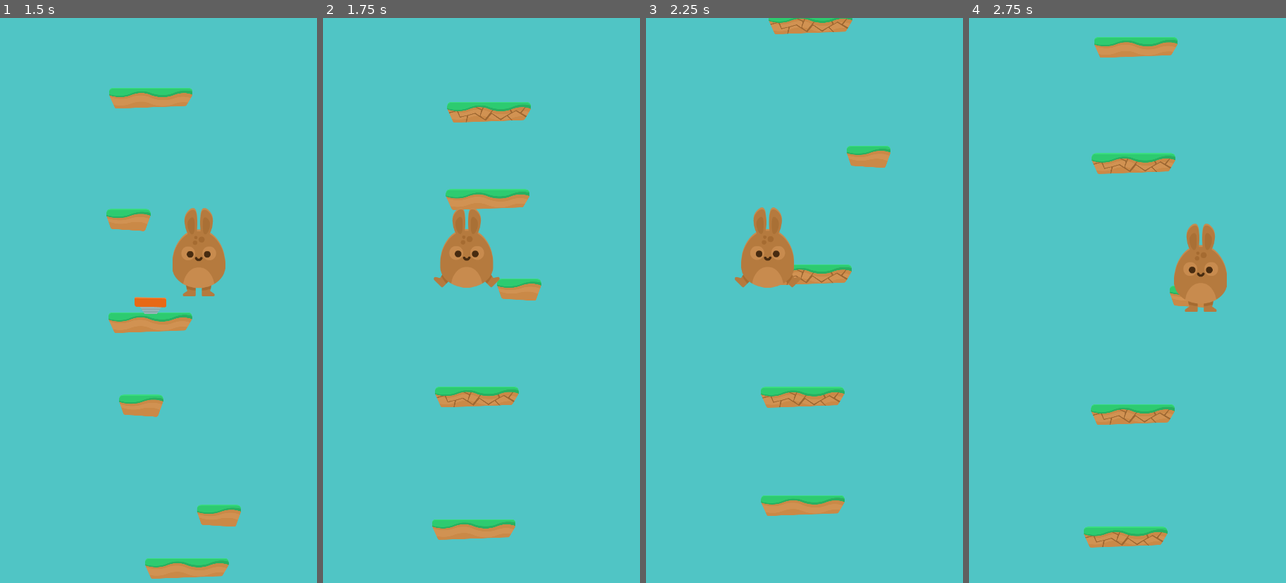
Above: before the commit, frames 1-4 (left to right).
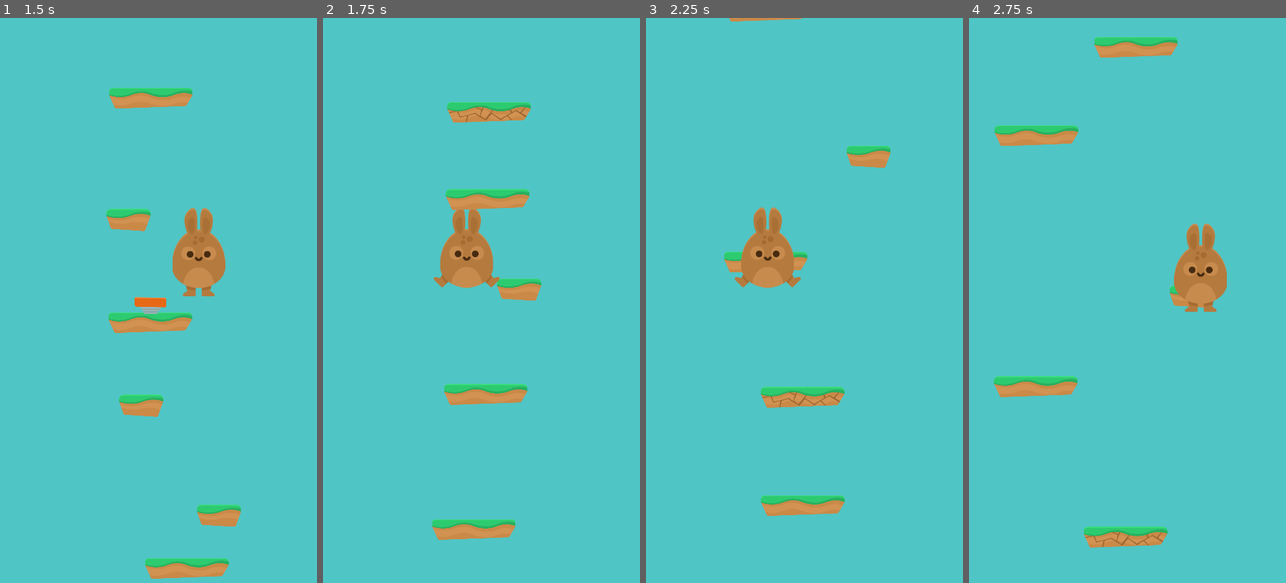
Above: after the commit, the same moments.

Repository: spielersun/bs-godot-games
Game: Godot game, scene res://scenes/game.tscn
Two runs of this game, one before a commit and one after it. Both use one fixed random seed, a clock stepped at 60 frames per second and the inputs below.
Inputs:
- Up to frame 1 (1.5 s): tap Enter (ui_accept) at 0.5, 0.77 s; hold Right (ui_right) 0.53-1.28 s; hold Left (ui_left) from 1.28 s (still down)
- Up to frame 2 (1.75 s): keep holding Left (ui_left); tap Enter (ui_accept) at 1.52 s
- Up to frame 3 (2.25 s): release Left (ui_left) at 2.03 s; hold Right (ui_right) from 2.03 s (still down)
- Up to frame 4 (2.75 s): keep holding Right (ui_right)

Frame 1 is identical in both runs. In frame 2, 0.6% of the frame differs, in the area x 35-65%, y 64-69%; in frame 3, 1.6%; in frame 4, 3.5%, in the area x 7-66%, y 19-72%.

Commit message:
platform jump upd8

Diff:
--- /dev/null
+++ b/platform-jump/fonts/dylan_test.tres
@@ -0,0 +1,11 @@
+[gd_resource type="DynamicFont" load_steps=2 format=2]
+
+[ext_resource path="res://fonts/akaDylan.ttf" type="DynamicFontData" id=1]
+
+[resource]
+
+size = 80
+use_mipmaps = false
+use_filter = false
+font_data = ExtResource( 1 )
+_sections_unfolded = [ "Font", "Settings" ]
--- /dev/null
+++ b/platform-jump/new_styleboxflat.tres
@@ -0,0 +1,30 @@
+[gd_resource type="StyleBoxFlat" format=2]
+
+[resource]
+
+content_margin_left = -1.0
+content_margin_right = -1.0
+content_margin_top = -1.0
+content_margin_bottom = -1.0
+bg_color = Color( 0.0508976, 0.0476074, 0.46875, 1 )
+draw_center = true
+border_width_left = 5
+border_width_top = 5
+border_width_right = 5
+border_width_bottom = 5
+border_color = Color( 0.320313, 0.320313, 0.320313, 1 )
+border_blend = true
+corner_radius_top_left = 25
+corner_radius_top_right = 25
+corner_radius_bottom_right = 25
+corner_radius_bottom_left = 25
+corner_detail = 8
+expand_margin_left = 0.0
+expand_margin_right = 0.0
+expand_margin_top = 0.0
+expand_margin_bottom = 0.0
+shadow_color = Color( 0, 0, 0, 0.6 )
+shadow_size = 0
+anti_aliasing = true
+anti_aliasing_size = 1
+_sections_unfolded = [ "Border", "Border Width", "Corner Radius" ]
--- a/platform-jump/scenes/game.tscn
+++ b/platform-jump/scenes/game.tscn
@@ -1,16 +1,17 @@
-[gd_scene load_steps=6 format=2]
+[gd_scene load_steps=7 format=2]
 
 [ext_resource path="res://scripts/game.gd" type="Script" id=1]
 [ext_resource path="res://scenes/grass_platform.tscn" type="PackedScene" id=2]
 [ext_resource path="res://scenes/grass_platform_small.tscn" type="PackedScene" id=3]
 [ext_resource path="res://scenes/grass_platform_break.tscn" type="PackedScene" id=4]
-[ext_resource path="res://scenes/player.tscn" type="PackedScene" id=5]
+[ext_resource path="res://scenes/moving_grass_platform.tscn" type="PackedScene" id=5]
+[ext_resource path="res://scenes/player.tscn" type="PackedScene" id=6]
 
-[node name="game" type="Node" index="0"]
+[node name="game" type="Node"]
 
 script = ExtResource( 1 )
 platforms = [ ExtResource( 2 ), ExtResource( 3 ) ]
-special_platforms = [ ExtResource( 4 ) ]
+special_platforms = [ ExtResource( 4 ), ExtResource( 5 ) ]
 
 [node name="grass_platform" parent="." index="0" instance=ExtResource( 2 )]
 
--- /dev/null
+++ b/platform-jump/scenes/menu.tscn
@@ -0,0 +1,548 @@
+[gd_scene load_steps=8 format=2]
+
+[ext_resource path="res://background/bg_layer1.png" type="Texture" id=1]
+[ext_resource path="res://background/bg_layer2.png" type="Texture" id=2]
+[ext_resource path="res://background/bg_layer3.png" type="Texture" id=3]
+[ext_resource path="res://background/bg_layer4.png" type="Texture" id=4]
+[ext_resource path="res://fonts/dylan_test.tres" type="DynamicFont" id=5]
+[ext_resource path="res://new_styleboxflat.tres" type="StyleBox" id=6]
+
+[sub_resource type="Theme" id=1]
+
+default_font = ExtResource( 5 )
+Button/colors/font_color = Color( 0.230747, 0.734375, 0.126221, 1 )
+Button/colors/font_color_disabled = Color( 0, 0, 0, 1 )
+Button/colors/font_color_hover = Color( 0.764085, 0.816406, 0.146698, 1 )
+Button/colors/font_color_pressed = Color( 0.107117, 0.914063, 0.516894, 1 )
+Button/constants/hseparation = 2
+Button/fonts/font = null
+Button/styles/disabled = ExtResource( 6 )
+Button/styles/focus = ExtResource( 6 )
+Button/styles/hover = ExtResource( 6 )
+Button/styles/normal = ExtResource( 6 )
+Button/styles/pressed = ExtResource( 6 )
+ButtonGroup/styles/panel = null
+CheckBox/colors/font_color = Color( 0, 0, 0, 1 )
+CheckBox/colors/font_color_disabled = Color( 0, 0, 0, 1 )
+CheckBox/colors/font_color_hover = Color( 0, 0, 0, 1 )
+CheckBox/colors/font_color_pressed = Color( 0, 0, 0, 1 )
+CheckBox/constants/check_vadjust = 0
+CheckBox/constants/hseparation = 4
+CheckBox/fonts/font = null
+CheckBox/icons/checked = null
+CheckBox/icons/radio_checked = null
+CheckBox/icons/radio_unchecked = null
+CheckBox/icons/unchecked = null
+CheckBox/styles/disabled = null
+CheckBox/styles/focus = null
+CheckBox/styles/hover = null
+CheckBox/styles/normal = null
+CheckBox/styles/pressed = null
+CheckButton/colors/font_color = Color( 0, 0, 0, 1 )
+CheckButton/colors/font_color_disabled = Color( 0, 0, 0, 1 )
+CheckButton/colors/font_color_hover = Color( 0, 0, 0, 1 )
+CheckButton/colors/font_color_pressed = Color( 0, 0, 0, 1 )
+CheckButton/constants/check_vadjust = 0
+CheckButton/constants/hseparation = 4
+CheckButton/fonts/font = null
+CheckButton/icons/off = null
+CheckButton/icons/on = null
+CheckButton/styles/disabled = null
+CheckButton/styles/focus = null
+CheckButton/styles/hover = null
+CheckButton/styles/normal = null
+CheckButton/styles/pressed = null
+ColorPicker/constants/h_width = 30
+ColorPicker/constants/label_width = 10
+ColorPicker/constants/margin = 4
+ColorPicker/constants/sv_height = 256
+ColorPicker/constants/sv_width = 256
+ColorPicker/icons/add_preset = null
+ColorPicker/icons/color_hue = null
+ColorPicker/icons/color_sample = null
+ColorPicker/icons/preset_bg = null
+ColorPicker/icons/screen_picker = null
+ColorPickerButton/colors/font_color = Color( 0, 0, 0, 1 )
+ColorPickerButton/colors/font_color_disabled = Color( 0, 0, 0, 1 )
+ColorPickerButton/colors/font_color_hover = Color( 0, 0, 0, 1 )
+ColorPickerButton/colors/font_color_pressed = Color( 0, 0, 0, 1 )
+ColorPickerButton/constants/hseparation = 2
+ColorPickerButton/fonts/font = null
+ColorPickerButton/icons/bg = null
+ColorPickerButton/styles/disabled = null
+ColorPickerButton/styles/focus = null
+ColorPickerButton/styles/hover = null
+ColorPickerButton/styles/normal = null
+ColorPickerButton/styles/pressed = null
+Dialogs/constants/button_margin = 32
+Dialogs/constants/margin = 8
+FileDialog/colors/files_disabled = Color( 0, 0, 0, 1 )
+FileDialog/icons/folder = null
+FileDialog/icons/parent_folder = null
+FileDialog/icons/reload = null
+Fonts/fonts/large = null
+Fonts/fonts/normal = null
+GraphEdit/colors/grid_major = Color( 0, 0, 0, 1 )
+GraphEdit/colors/grid_minor = Color( 0, 0, 0, 1 )
+GraphEdit/constants/bezier_len_neg = 160
+GraphEdit/constants/bezier_len_pos = 80
+GraphEdit/icons/minus = null
+GraphEdit/icons/more = null
+GraphEdit/icons/reset = null
+GraphEdit/icons/snap = null
+GraphEdit/styles/bg = null
+GraphNode/colors/title_color = Color( 0, 0, 0, 1 )
+GraphNode/constants/close_offset = 18
+GraphNode/constants/port_offset = 3
+GraphNode/constants/separation = 1
+GraphNode/constants/title_offset = 20
+GraphNode/fonts/title_font = null
+GraphNode/icons/close = null
+GraphNode/icons/port = null
+GraphNode/icons/resizer = null
+GraphNode/styles/breakpoint = null
+GraphNode/styles/comment = null
+GraphNode/styles/commentfocus = null
+GraphNode/styles/defaultfocus = null
+GraphNode/styles/defaultframe = null
+GraphNode/styles/frame = null
+GraphNode/styles/position = null
+GraphNode/styles/selectedframe = null
+GridContainer/constants/hseparation = 4
+GridContainer/constants/vseparation = 4
+HBoxContainer/constants/separation = 4
+HScrollBar/icons/decrement = null
+HScrollBar/icons/decrement_highlight = null
+HScrollBar/icons/increment = null
+HScrollBar/icons/increment_highlight = null
+HScrollBar/styles/grabber = null
+HScrollBar/styles/grabber_highlight = null
+HScrollBar/styles/grabber_pressed = null
+HScrollBar/styles/scroll = null
+HScrollBar/styles/scroll_focus = null
+HSeparator/constants/separation = 4
+HSeparator/styles/separator = null
+HSlider/icons/grabber = null
+HSlider/icons/grabber_disabled = null
+HSlider/icons/grabber_highlight = null
+HSlider/icons/tick = null
+HSlider/styles/focus = null
+HSlider/styles/grabber_area = null
+HSlider/styles/grabber_disabled = null
+HSlider/styles/grabber_highlight = null
+HSlider/styles/slider = null
+HSplitContainer/constants/autohide = 1
+HSplitContainer/constants/separation = 12
+HSplitContainer/icons/grabber = null
+HSplitContainer/styles/bg = null
+Icons/icons/close = null
+Icons/icons/logo = null
+ItemList/colors/font_color = Color( 0, 0, 0, 1 )
+ItemList/colors/font_color_selected = Color( 0, 0, 0, 1 )
+ItemList/colors/guide_color = Color( 0, 0, 0, 1 )
+ItemList/constants/hseparation = 4
+ItemList/constants/icon_margin = 4
+ItemList/constants/line_separation = 2
+ItemList/constants/vseparation = 2
+ItemList/fonts/font = null
+ItemList/styles/bg = null
+ItemList/styles/bg_focus = null
+ItemList/styles/cursor = null
+ItemList/styles/cursor_unfocused = null
+ItemList/styles/selected = null
+ItemList/styles/selected_focus = null
+Label/colors/font_color = Color( 0, 0, 0, 1 )
+Label/colors/font_color_shadow = Color( 0, 0, 0, 1 )
+Label/constants/line_spacing = 3
+Label/constants/shadow_as_outline = 0
+Label/constants/shadow_offset_x = 1
+Label/constants/shadow_offset_y = 1
+Label/fonts/font = null
+Label/styles/normal = null
+LineEdit/colors/cursor_color = Color( 0, 0, 0, 1 )
+LineEdit/colors/font_color = Color( 0, 0, 0, 1 )
+LineEdit/colors/font_color_selected = Color( 0, 0, 0, 1 )
+LineEdit/colors/selection_color = Color( 0, 0, 0, 1 )
+LineEdit/constants/minimum_spaces = 12
+LineEdit/fonts/font = null
+LineEdit/styles/focus = null
+LineEdit/styles/normal = null
+LineEdit/styles/read_only = null
+LinkButton/colors/font_color = Color( 0, 0, 0, 1 )
+LinkButton/colors/font_color_hover = Color( 0, 0, 0, 1 )
+LinkButton/colors/font_color_pressed = Color( 0, 0, 0, 1 )
+LinkButton/constants/underline_spacing = 2
+LinkButton/fonts/font = null
+LinkButton/styles/focus = null
+MarginContainer/constants/margin_bottom = 0
+MarginContainer/constants/margin_left = 8
+MarginContainer/constants/margin_right = 0
+MarginContainer/constants/margin_top = 0
+MenuButton/colors/font_color = Color( 0, 0, 0, 1 )
+MenuButton/colors/font_color_disabled = Color( 0, 0, 0, 1 )
+MenuButton/colors/font_color_hover = Color( 0, 0, 0, 1 )
+MenuButton/colors/font_color_pressed = Color( 0, 0, 0, 1 )
+MenuButton/constants/hseparation = 3
+MenuButton/fonts/font = null
+MenuButton/styles/disabled = null
+MenuButton/styles/focus = null
+MenuButton/styles/hover = null
+MenuButton/styles/normal = null
+MenuButton/styles/pressed = null
+OptionButton/colors/font_color = Color( 0, 0, 0, 1 )
+OptionButton/colors/font_color_disabled = Color( 0, 0, 0, 1 )
+OptionButton/colors/font_color_hover = Color( 0, 0, 0, 1 )
+OptionButton/colors/font_color_pressed = Color( 0, 0, 0, 1 )
+OptionButton/constants/arrow_margin = 2
+OptionButton/constants/hseparation = 2
+OptionButton/fonts/font = null
+OptionButton/icons/arrow = null
+OptionButton/styles/disabled = null
+OptionButton/styles/focus = null
+OptionButton/styles/hover = null
+OptionButton/styles/normal = null
+OptionButton/styles/pressed = null
+Panel/styles/panel = null
+Panel/styles/panelf = null
+Panel/styles/panelnc = null
+PanelContainer/styles/panel = null
+PopupMenu/colors/font_color = Color( 0, 0, 0, 1 )
+PopupMenu/colors/font_color_accel = Color( 0, 0, 0, 1 )
+PopupMenu/colors/font_color_disabled = Color( 0, 0, 0, 1 )
+PopupMenu/colors/font_color_hover = Color( 0, 0, 0, 1 )
+PopupMenu/constants/hseparation = 4
+PopupMenu/constants/vseparation = 4
+PopupMenu/fonts/font = null
+PopupMenu/icons/checked = null
+PopupMenu/icons/submenu = null
+PopupMenu/icons/unchecked = null
+PopupMenu/styles/hover = null
+PopupMenu/styles/panel = null
+PopupMenu/styles/panel_disabled = null
+PopupMenu/styles/separator = null
+PopupPanel/styles/panel = null
+ProgressBar/colors/font_color = Color( 0, 0, 0, 1 )
+ProgressBar/colors/font_color_shadow = Color( 0, 0, 0, 1 )
+ProgressBar/fonts/font = null
+ProgressBar/styles/bg = null
+ProgressBar/styles/fg = null
+ReferenceRect/styles/border = null
+RichTextLabel/colors/default_color = Color( 0, 0, 0, 1 )
+RichTextLabel/colors/font_color_selected = Color( 0, 0, 0, 1 )
+RichTextLabel/colors/selection_color = Color( 0, 0, 0, 1 )
+RichTextLabel/constants/line_separation = 1
+RichTextLabel/constants/table_hseparation = 3
+RichTextLabel/constants/table_vseparation = 3
+RichTextLabel/fonts/bold_font = null
+RichTextLabel/fonts/bold_italics_font = null
+RichTextLabel/fonts/italics_font = null
+RichTextLabel/fonts/mono_font = null
+RichTextLabel/fonts/normal_font = null
+RichTextLabel/styles/focus = null
+RichTextLabel/styles/normal = null
+SpinBox/icons/updown = null
+TabContainer/colors/font_color_bg = Color( 0, 0, 0, 1 )
+TabContainer/colors/font_color_disabled = Color( 0, 0, 0, 1 )
+TabContainer/colors/font_color_fg = Color( 0, 0, 0, 1 )
+TabContainer/constants/hseparation = 4
+TabContainer/constants/label_valign_bg = 2
+TabContainer/constants/label_valign_fg = 0
+TabContainer/constants/side_margin = 8
+TabContainer/constants/top_margin = 24
+TabContainer/fonts/font = null
+TabContainer/icons/decrement = null
+TabContainer/icons/decrement_highlight = null
+TabContainer/icons/increment = null
+TabContainer/icons/increment_highlight = null
+TabContainer/icons/menu = null
+TabContainer/icons/menu_highlight = null
+TabContainer/styles/panel = null
+TabContainer/styles/tab_bg = null
+TabContainer/styles/tab_fg = null
+Tabs/colors/font_color_bg = Color( 0, 0, 0, 1 )
+Tabs/colors/font_color_disabled = Color( 0, 0, 0, 1 )
+Tabs/colors/font_color_fg = Color( 0, 0, 0, 1 )
+Tabs/constants/hseparation = 4
+Tabs/constants/label_valign_bg = 2
+Tabs/constants/label_valign_fg = 0
+Tabs/constants/top_margin = 24
+Tabs/fonts/font = null
+Tabs/icons/close = null
+Tabs/icons/decrement = null
+Tabs/icons/decrement_highlight = null
+Tabs/icons/increment = null
+Tabs/icons/increment_highlight = null
+Tabs/styles/button = null
+Tabs/styles/button_pressed = null
+Tabs/styles/panel = null
+Tabs/styles/tab_bg = null
+Tabs/styles/tab_fg = null
+TextEdit/colors/background_color = Color( 0, 0, 0, 1 )
+TextEdit/colors/brace_mismatch_color = Color( 0, 0, 0, 1 )
+TextEdit/colors/breakpoint_color = Color( 0, 0, 0, 1 )
+TextEdit/colors/caret_background_color = Color( 0, 0, 0, 1 )
+TextEdit/colors/caret_color = Color( 0, 0, 0, 1 )
+TextEdit/colors/code_folding_color = Color( 0, 0, 0, 1 )
+TextEdit/colors/completion_background_color = Color( 0, 0, 0, 1 )
+TextEdit/colors/completion_existing_color = Color( 0, 0, 0, 1 )
+TextEdit/colors/completion_font_color = Color( 0, 0, 0, 1 )
+TextEdit/colors/completion_scroll_color = Color( 0, 0, 0, 1 )
+TextEdit/colors/completion_selected_color = Color( 0, 0, 0, 1 )
+TextEdit/colors/current_line_color = Color( 0, 0, 0, 1 )
+TextEdit/colors/font_color = Color( 0, 0, 0, 1 )
+TextEdit/colors/font_color_selected = Color( 0, 0, 0, 1 )
+TextEdit/colors/function_color = Color( 0, 0, 0, 1 )
+TextEdit/colors/line_number_color = Color( 0, 0, 0, 1 )
+TextEdit/colors/mark_color = Color( 0, 0, 0, 1 )
+TextEdit/colors/member_variable_color = Color( 0, 0, 0, 1 )
+TextEdit/colors/number_color = Color( 0, 0, 0, 1 )
+TextEdit/colors/selection_color = Color( 0, 0, 0, 1 )
+TextEdit/colors/symbol_color = Color( 0, 0, 0, 1 )
+TextEdit/colors/word_highlighted_color = Color( 0, 0, 0, 1 )
+TextEdit/constants/completion_lines = 7
+TextEdit/constants/completion_max_width = 50
+TextEdit/constants/completion_scroll_width = 3
+TextEdit/constants/line_spacing = 4
+TextEdit/fonts/font = null
+TextEdit/icons/tab = null
+TextEdit/styles/completion = null
+TextEdit/styles/focus = null
+TextEdit/styles/normal = null
+TextEdit/styles/read_only = null
+ToolButton/colors/font_color = Color( 0, 0, 0, 1 )
+ToolButton/colors/font_color_disabled = Color( 0, 0, 0, 1 )
+ToolButton/colors/font_color_hover = Color( 0, 0, 0, 1 )
+ToolButton/colors/font_color_pressed = Color( 0, 0, 0, 1 )
+ToolButton/constants/hseparation = 3
+ToolButton/fonts/font = null
+ToolButton/styles/disabled = null
+ToolButton/styles/focus = null
+ToolButton/styles/hover = null
+ToolButton/styles/normal = null
+ToolButton/styles/pressed = null
+TooltipLabel/colors/font_color = Color( 0, 0, 0, 1 )
+TooltipLabel/colors/font_color_shadow = Color( 0, 0, 0, 1 )
+TooltipLabel/constants/shadow_offset_x = 1
+TooltipLabel/constants/shadow_offset_y = 1
+TooltipLabel/fonts/font = null
+TooltipPanel/styles/panel = null
+Tree/colors/cursor_color = Color( 0, 0, 0, 1 )
+Tree/colors/custom_button_font_highlight = Color( 0, 0, 0, 1 )
+Tree/colors/drop_position_color = Color( 0, 0, 0, 1 )
+Tree/colors/font_color = Color( 0, 0, 0, 1 )
+Tree/colors/font_color_selected = Color( 0, 0, 0, 1 )
+Tree/colors/guide_color = Color( 0, 0, 0, 1 )
+Tree/colors/relationship_line_color = Color( 0, 0, 0, 1 )
+Tree/colors/selection_color = Color( 0, 0, 0, 1 )
+Tree/colors/title_button_color = Color( 0, 0, 0, 1 )
+Tree/constants/button_margin = 4
+Tree/constants/draw_relationship_lines = 0
+Tree/constants/guide_width = 2
+Tree/constants/hseparation = 4
+Tree/constants/item_margin = 12
+Tree/constants/scroll_border = 4
+Tree/constants/scroll_speed = 12
+Tree/constants/vseparation = 4
+Tree/fonts/font = null
+Tree/fonts/title_button_font = null
+Tree/icons/arrow = null
+Tree/icons/arrow_collapsed = null
+Tree/icons/checked = null
+Tree/icons/select_arrow = null
+Tree/icons/unchecked = null
+Tree/icons/updown = null
+Tree/styles/bg = null
+Tree/styles/bg_focus = null
+Tree/styles/button_pressed = null
+Tree/styles/cursor = null
+Tree/styles/cursor_unfocused = null
+Tree/styles/custom_button = null
+Tree/styles/custom_button_hover = null
+Tree/styles/custom_button_pressed = null
+Tree/styles/selected = null
+Tree/styles/selected_focus = null
+Tree/styles/title_button_hover = null
+Tree/styles/title_button_normal = null
+Tree/styles/title_button_pressed = null
+VBoxContainer/constants/separation = 4
+VScrollBar/icons/decrement = null
+VScrollBar/icons/decrement_highlight = null
+VScrollBar/icons/increment = null
+VScrollBar/icons/increment_highlight = null
+VScrollBar/styles/grabber = null
+VScrollBar/styles/grabber_highlight = null
+VScrollBar/styles/grabber_pressed = null
+VScrollBar/styles/scroll = null
+VScrollBar/styles/scroll_focus = null
+VSeparator/constants/separation = 4
+VSeparator/styles/separator = null
+VSlider/icons/grabber = null
+VSlider/icons/grabber_disabled = null
+VSlider/icons/grabber_highlight = null
+VSlider/icons/tick = null
+VSlider/styles/focus = null
+VSlider/styles/grabber_area = null
+VSlider/styles/grabber_disabled = null
+VSlider/styles/grabber_highlight = null
+VSlider/styles/slider = null
+VSplitContainer/constants/autohide = 1
+VSplitContainer/constants/separation = 12
+VSplitContainer/icons/grabber = null
+VSplitContainer/styles/bg = null
+WindowDialog/colors/title_color = Color( 0, 0, 0, 1 )
+WindowDialog/constants/close_h_ofs = 18
+WindowDialog/constants/close_v_ofs = 18
+WindowDialog/constants/scaleborder_size = 4
+WindowDialog/constants/title_height = 20
+WindowDialog/fonts/title_font = null
+WindowDialog/icons/close = null
+WindowDialog/icons/close_highlight = null
+WindowDialog/styles/panel = null
+_sections_unfolded = [ "Button", "Button/colors", "Button/styles" ]
+
+[node name="menu" type="Node" index="0"]
+
+[node name="background" type="Sprite" parent="." index="0"]
+
+editor/display_folded = true
+position = Vector2( 192, 576 )
+texture = ExtResource( 1 )
+__meta__ = {
+"_edit_group_": true
+}
+
+[node name="Sprite" type="Sprite" parent="background" index="0"]
+
+texture = ExtResource( 2 )
+
+[node name="Sprite2" type="Sprite" parent="background" index="1"]
+
+texture = ExtResource( 3 )
+
+[node name="Sprite3" type="Sprite" parent="background" index="2"]
+
+texture = ExtResource( 4 )
+
+[node name="title" type="RichTextLabel" parent="." index="1"]
+
+anchor_left = 0.0
+anchor_top = 0.0
+anchor_right = 0.0
+anchor_bottom = 0.0
+margin_right = 720.0
+margin_bottom = 416.0
+rect_pivot_offset = Vector2( 0, 0 )
+rect_clip_content = true
+mouse_filter = 0
+mouse_default_cursor_shape = 0
+size_flags_horizontal = 1
+size_flags_vertical = 1
+custom_fonts/normal_font = ExtResource( 5 )
+custom_colors/default_color = Color( 0.768978, 0.0935211, 0.886719, 1 )
+bbcode_enabled = true
+bbcode_text = "[center]Platform
+Jump
+[/center]"
+visible_characters = -1
+percent_visible = 1.0
+meta_underlined = true
+tab_size = 4
+text = "Platform
+Jump
+"
+scroll_active = true
+scroll_following = false
+selection_enabled = false
+override_selected_font_color = false
+_sections_unfolded = [ "BBCode", "custom_colors", "custom_fonts" ]
+
+[node name="highscore_title" type="RichTextLabel" parent="." index="2"]
+
+anchor_left = 0.0
+anchor_top = 0.0
+anchor_right = 0.0
+anchor_bottom = 0.0
+margin_top = 545.0
+margin_right = 720.0
+margin_bottom = 770.0
+rect_pivot_offset = Vector2( 0, 0 )
+rect_clip_content = true
+mouse_filter = 0
+mouse_default_cursor_shape = 0
+size_flags_horizontal = 1
+size_flags_vertical = 1
+custom_fonts/normal_font = ExtResource( 5 )
+custom_colors/default_color = Color( 0.768978, 0.0935211, 0.886719, 1 )
+bbcode_enabled = true
+bbcode_text = "[center]HIGHSCORE
+[/center]"
+visible_characters = -1
+percent_visible = 1.0
+meta_underlined = true
+tab_size = 4
+text = "HIGHSCORE
+"
+scroll_active = true
+scroll_following = false
+selection_enabled = false
+override_selected_font_color = false
+_sections_unfolded = [ "BBCode", "custom_colors", "custom_fonts" ]
+
+[node name="highscore" type="RichTextLabel" parent="." index="3"]
+
+anchor_left = 0.0
+anchor_top = 0.0
+anchor_right = 0.0
+anchor_bottom = 0.0
+margin_top = 707.0
+margin_right = 720.0
+margin_bottom = 932.0
+rect_pivot_offset = Vector2( 0, 0 )
+rect_clip_content = true
+mouse_filter = 0
+mouse_default_cursor_shape = 0
+size_flags_horizontal = 1
+size_flags_vertical = 1
+custom_fonts/normal_font = ExtResource( 5 )
+custom_colors/default_color = Color( 0.768978, 0.0935211, 0.886719, 1 )
+bbcode_enabled = true
+bbcode_text = "[center]402
+[/center]"
+visible_characters = -1
+percent_visible = 1.0
+meta_underlined = true
+tab_size = 4
+text = "402
+"
+scroll_active = true
+scroll_following = false
+selection_enabled = false
+override_selected_font_color = false
+_sections_unfolded = [ "BBCode", "custom_colors", "custom_fonts" ]
+
+[node name="Button" type="Button" parent="." index="4"]
+
+anchor_left = 0.0
+anchor_top = 0.0
+anchor_right = 0.0
+anchor_bottom = 0.0
+margin_left = 185.0
+margin_top = 265.0
+margin_right = 507.0
+margin_bottom = 345.0
+rect_pivot_offset = Vector2( 0, 0 )
+rect_clip_content = false
+focus_mode = 2
+mouse_filter = 0
+mouse_default_cursor_shape = 0
+size_flags_horizontal = 1
+size_flags_vertical = 1
+theme = SubResource( 1 )
+toggle_mode = false
+enabled_focus_mode = 2
+shortcut = null
+group = null
+text = "play"
+flat = false
+align = 1
+_sections_unfolded = [ "Theme" ]
--- /dev/null
+++ b/platform-jump/scenes/moving_grass_platform.tscn
@@ -0,0 +1,31 @@
+[gd_scene load_steps=4 format=2]
+
+[ext_resource path="res://scripts/moving_platform.gd" type="Script" id=1]
+[ext_resource path="res://scenes/grass_platform.tscn" type="PackedScene" id=2]
+
+[sub_resource type="Curve2D" id=1]
+
+bake_interval = 5.0
+_data = {
+"points": PoolVector2Array( 0, 0, 0, 0, -224, -64, 0, 0, 0, 0, 0, 0, 0, 0, 0, 0, 224, -64 )
+}
+
+[node name="moving_grass_platform" type="Path2D" index="0"]
+
+curve = SubResource( 1 )
+script = ExtResource( 1 )
+_sections_unfolded = [ "Transform" ]
+speed = 250
+
+[node name="follow" type="PathFollow2D" parent="." index="0"]
+
+position = Vector2( -0.0402013, -0.520152 )
+offset = 232.916
+h_offset = 0.0
+v_offset = 0.0
+rotate = false
+cubic_interp = true
+loop = true
+lookahead = 4.0
+
+[node name="platform" parent="follow" index="0" instance=ExtResource( 2 )]
--- /dev/null
+++ b/platform-jump/scripts/moving_platform.gd
@@ -0,0 +1,21 @@
+extends Path2D
+
+export var speed = 250
+
+onready var follow = $follow
+onready var platform = $follow/platform
+
+var direction = 1
+var sprite_half_width
+
+func _ready():
+	randomize()
+	direction = 1 if rand_range(0,100) > 50 else -1
+	sprite_half_width = platform.sprite_half_width
+
+func _process(delta):
+	follow.offset += speed * direction * delta
+	if direction > 0 and follow.unit_offset > 0.99:
+		direction = -1
+	elif direction < 0 and follow.unit_offset < 0.01:
+		direction = 1
Not shown: 1 places in platform-jump/scenes/game.tscn that only renumber resources
